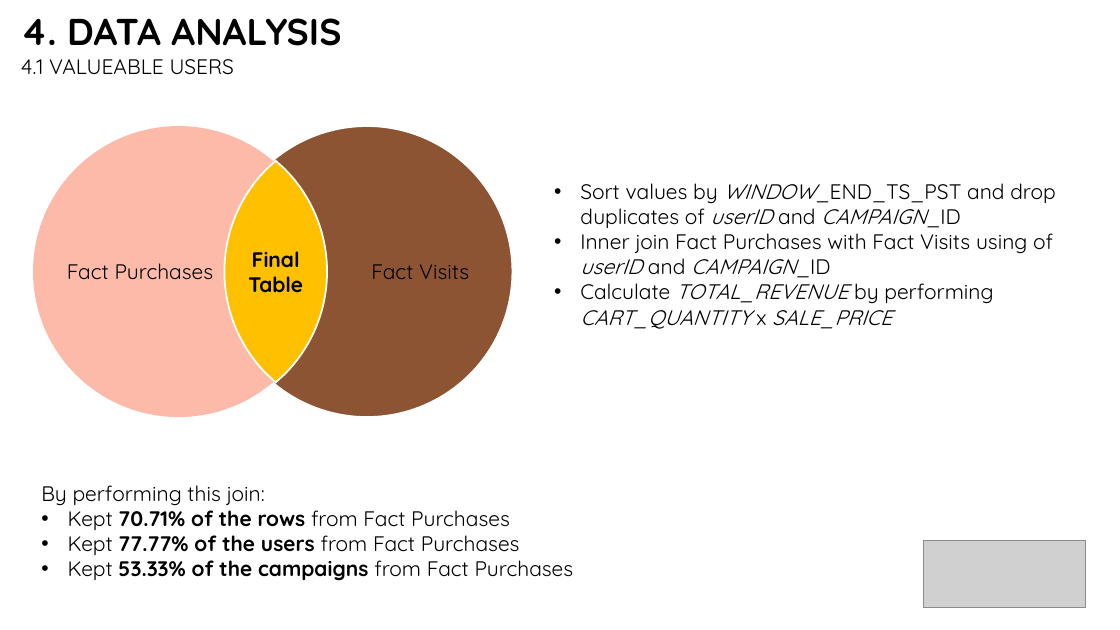
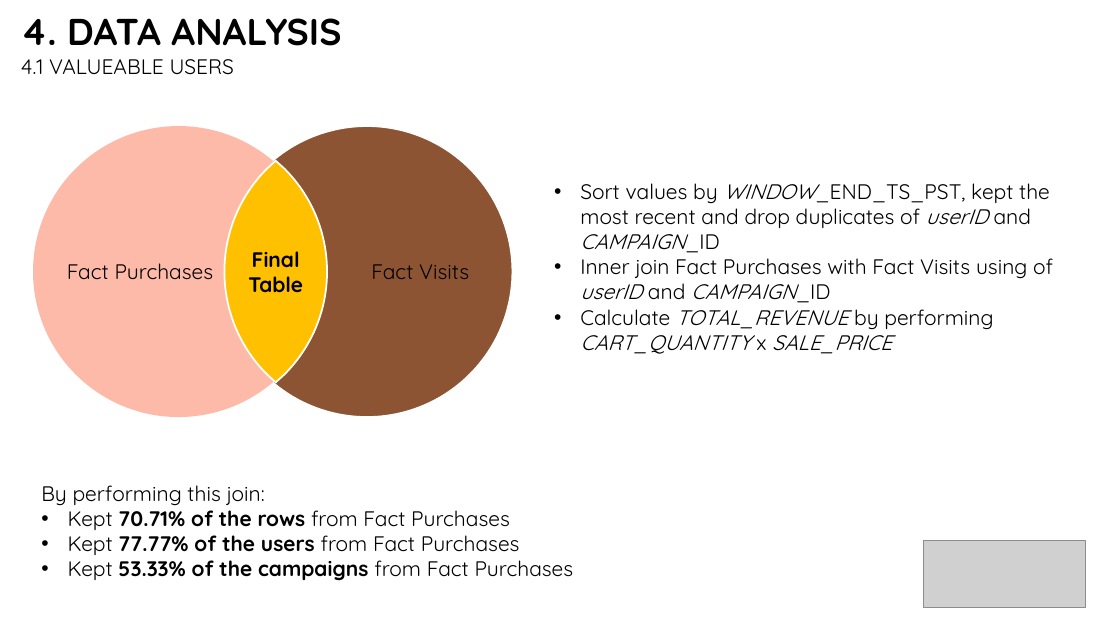
Before and after one commit to bbucalonserra/sales-membership-analysis, a slide deck: slide 19 of presentation.pptx (slide 20 before the commit). Drawn at 1120x630 pixels with LibreOffice and Linux fonts; fonts in the diff are those of the drawing; grey boxes stand for pictures. Boxes give left, top, right and bottom in pixels: in the first picture for what was removed or moved away, otherwise in the second. Text is boxed around its words. In the diff, an @@ line names an element or a change of style, - is before the commit and + after.

```diff
--- a/presentation.pptx
+++ b/presentation.pptx
@@ text at <box>580,183,1050,253</box>: text changed @@
-• Sort values by WINDOW_END_TS_PST and drop duplicates of userID and CAMPAIGN_ID
+• Sort values by WINDOW_END_TS_PST, kept the most recent and drop duplicates of userID and CAMPAIGN_ID
```
Also in this commit, not shown: 11 other slides changed, 1 slide added, 2 slides removed.
